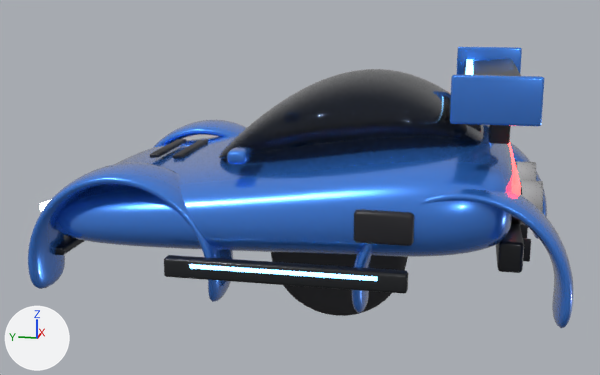
The glTF model velocity-arena/assets/vehicles/velocity_x.glb as it was, and as the next commit left it.
Camera for both pictures: a 50 mm lens placed at (-2.322, -0.344, 0.753), pointed at (-0.006, 0.119, 0.174). Every picture has the same lights, and +X, +Y and +Z are marked at lower left. The first picture is the older version. Vertices at exactly the same position are counted once.

The older version as bpy lines, for what is in view:
```python
me_cylinder_002 = bpy.data.meshes.new('Cylinder.002')
me_cylinder_002.from_pydata(...)  # 1224 vertices, 2412 faces; spans x -0.075..0.09, y -0.2..0.2, z -0.2..0.2
# faces by material slot: [956, 140, 1224, 92]
me_cylinder_002.materials.append(mat_tire)  # black #2c2c2f
me_cylinder_002.materials.append(mat_trim)  # black #27272c
me_cylinder_002.materials.append(mat_rim)  # light grey #c4c7cb
me_cylinder_002.materials.append(mat_led)  # blue #95daff, glowing blue #7ccbff
me_wingpost_001 = bpy.data.meshes.new('WingPost.001')
me_wingpost_001.from_pydata(...)  # 19940 vertices, 39736 faces; spans x -0.479..0.479, y -0.613..0.8, z -0.043..0.555
# faces by material slot: [2068, 25584, 9984, 940, 412, 376, 188, 184]
me_wingpost_001.materials.append(mat_trim)  # black #27272c
me_wingpost_001.materials.append(mat_paint)  # blue #3f89f3
me_wingpost_001.materials.append(mat_glass)  # dark blue #192130
me_wingpost_001.materials.append(mat_carbon)  # dark grey #303235
me_wingpost_001.materials.append(mat_led)  # blue #95daff, glowing blue #7ccbff
me_wingpost_001.materials.append(mat_lightfront)  # white #ffffff, glowing white #edf7ff
me_wingpost_001.materials.append(mat_lightrear)  # red #ff5959, glowing red #ff3f3f
me_wingpost_001.materials.append(mat_chrome)  # white #e7e7ea
ob_body = bpy.data.objects.new('Body', me_wingpost_001)
ob_body.location = (0.0, 0.0, 0.0)
ob_wheel = bpy.data.objects.new('Wheel', me_cylinder_002)
ob_wheel.location = (0.0, 0.0, 0.0)
```
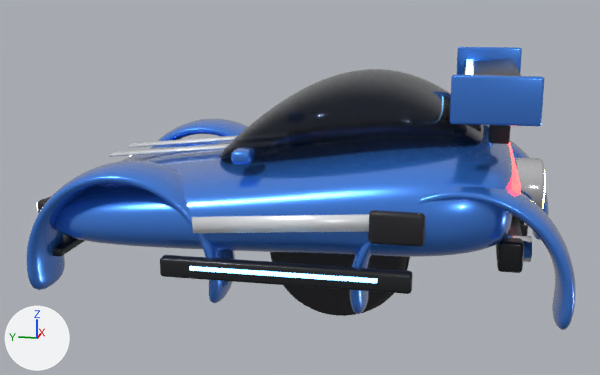
Where the change shows, as pixel boxes (x1, y1, x2, y2) in the pictures (600 x 375 px; the box of a moved part takes in the faces that stretch with it):
'Body', reshaped
    before: (28, 47, 573, 328)
    after: (27, 47, 576, 330)
part 1 of me_wingpost_001, moved or reshaped
    before: (353, 209, 414, 246)
    after: (368, 210, 425, 247)
part 2 of me_wingpost_001, moved or reshaped
    before: (227, 147, 251, 165)
    after: (231, 147, 255, 165)
part 3 of me_wingpost_001, moved or reshaped
    before: (55, 235, 85, 255)
    after: (53, 235, 85, 256)
part 4 of me_wingpost_001, moved or reshaped
    before: (164, 255, 408, 294)
    after: (160, 255, 413, 294)
part 5 of me_wingpost_001, moved or reshaped
    before: (189, 264, 377, 281)
    after: (189, 266, 377, 283)
part 6 of me_wingpost_001, added
    after: (497, 235, 532, 262)
part 7 of me_wingpost_001, added
    after: (542, 170, 546, 209)
part 8 of me_wingpost_001, rebuilt (mostly hidden)
    before: (510, 142, 547, 239)
    after: (510, 140, 549, 240)
part 9 of me_wingpost_001, rebuilt
    before: (28, 162, 233, 302)
    after: (27, 161, 235, 303)
part 10 of me_wingpost_001, rebuilt (10% taller)
    before: (153, 120, 247, 148)
    after: (150, 118, 248, 149)
part 11 of me_wingpost_001, rebuilt
    before: (351, 189, 573, 328)
    after: (349, 187, 576, 330)
part 12 of me_wingpost_001, rebuilt (not visible afterwards)
    before: (39, 200, 50, 212)
part 13 of me_wingpost_001, added
    after: (514, 157, 544, 209)
part 14 of me_wingpost_001, added (mostly hidden)
    after: (38, 197, 50, 213)
part 15 of me_wingpost_001, deleted
    before: (173, 140, 208, 159)
part 16 of me_wingpost_001, deleted
    before: (150, 139, 186, 158)
part 17 of me_wingpost_001, deleted
    before: (511, 180, 543, 226)
part 18 of me_wingpost_001, deleted
    before: (515, 161, 536, 180)
part 19 of me_wingpost_001, added
    after: (109, 136, 369, 233)

The change, as a diff of the scene's bpy script:
```diff
--- a/velocity-arena/assets/vehicles/velocity_x.glb.py
+++ b/velocity-arena/assets/vehicles/velocity_x.glb.py
@@ me_wingpost_001 @@
-me_wingpost_001.from_pydata(...)  # 19940 vertices, 39736 faces; spans x -0.479..0.479, y -0.613..0.8, z -0.043..0.555
+me_wingpost_001.from_pydata(...)  # 20692 vertices, 41216 faces; spans x -0.48..0.48, y -0.618..0.8, z -0.045..0.555
+# me_wingpost_001 part 1: the loose piece of 96 vertices spanning x -0.47..-0.44, y -0.24..-0.1, z 0.16..0.24 is scaled about its middle by (1, 0.923, 1), then moved by (0.0, -0.03, 0.0)
+# me_wingpost_001 part 2: the loose piece of 96 vertices spanning x -0.365..-0.295, y 0.185..0.235, z 0.312..0.348 is moved by (0.0, -0.01, 0.0)
+# me_wingpost_001 part 3: the loose piece of 96 vertices spanning x -0.35..0.35, y 0.7..0.8, z 0.038..0.062 is scaled about its middle by (1.03, 1, 1)
+# me_wingpost_001 part 4: the loose piece of 96 vertices spanning x -0.476..-0.44, y -0.23..0.37, z 0.045..0.095 is multiplied about its middle by the matrix ((1.0, 0.0, 0.0), (0.0, 1.034, 0.0), (0.0, 0.0, 1.0))
+# me_wingpost_001 part 5: the loose piece of 8 vertices spanning x -0.479..-0.473, y -0.16..0.3, z 0.075..0.085 is moved by (-0.001, 0.0, -0.005)
+# me_wingpost_001 part 6: a new loose piece, a 20-sided cylinder along y spanning x -0.302..-0.238, y -0.52..-0.44, z 0.078..0.142, in mat_chrome (white #ededf1)
+# me_wingpost_001 part 7: a new loose piece, a 28-sided cylinder along y spanning x -0.055..0.055, y -0.565..-0.555, z 0.145..0.255, in mat_glow (beige #ffda95, glowing orange #ffcb7c)
+# me_wingpost_001 part 8: the loose piece of 674 vertices spanning x 0.268..0.452, y -0.613..-0.087, z -0.043..0.299 is rebuilt with 802 vertices and now spans x 0.268..0.452, y -0.618..-0.082, z -0.045..0.303
+# me_wingpost_001 part 9: the loose piece of 674 vertices spanning x -0.452..-0.268, y 0.237..0.763, z -0.043..0.299 is rebuilt with 802 vertices and now spans x -0.452..-0.268, y 0.232..0.768, z -0.045..0.303
+# me_wingpost_001 part 10: the loose piece of 674 vertices spanning x 0.268..0.452, y 0.237..0.763, z -0.043..0.299 is rebuilt with 802 vertices and now spans x 0.268..0.452, y 0.232..0.768, z -0.045..0.303
+# me_wingpost_001 part 11: the loose piece of 674 vertices spanning x -0.452..-0.268, y -0.613..-0.087, z -0.043..0.299 is rebuilt with 802 vertices and now spans x -0.452..-0.268, y -0.618..-0.082, z -0.045..0.303
+# me_wingpost_001 part 12: the loose piece of 96 vertices spanning x -0.341..-0.159, y 0.698..0.772, z 0.153..0.178 is rebuilt with 96 vertices and now spans x -0.335..-0.165, y 0.719..0.781, z 0.155..0.179
+# me_wingpost_001 part 13: a new loose piece of 168 vertices spanning x -0.085..0.085, y -0.56..-0.44, z 0.115..0.285, in mat_chrome (white #ededf1)
+# me_wingpost_001 part 14: a new loose piece of 96 vertices spanning x -0.351..-0.149, y 0.687..0.773, z 0.143..0.188, in mat_trim (black #27272c)
+# me_wingpost_001 part 15: the loose piece of 96 vertices spanning x -0.12..0.12, y 0.435..0.465, z 0.268..0.282 is deleted
+# me_wingpost_001 part 16: the loose piece of 96 vertices spanning x -0.12..0.12, y 0.505..0.535, z 0.268..0.282 is deleted
+# me_wingpost_001 part 17: the loose piece of 48 vertices spanning x -0.18..-0.06, y -0.55..-0.45, z 0.13..0.25 is deleted
+# me_wingpost_001 part 18: the loose piece of 48 vertices spanning x 0.06..0.18, y -0.55..-0.45, z 0.13..0.25 is deleted
+# me_wingpost_001 part 19: 32 vertices added at x -0.465..0.465, y -0.256..0.669, z 0.161..0.319
+# other edits to the shape of me_wingpost_001 do not show in these pictures
 me_wingpost_001.materials.append(mat_trim)
@@ me_wingpost_001 @@
 me_wingpost_001.materials.append(mat_chrome)
+me_wingpost_001.materials.append(mat_accent)  # white #f6f8fd
+me_wingpost_001.materials.append(mat_glow)  # beige #ffda95, glowing orange #ffcb7c
```
